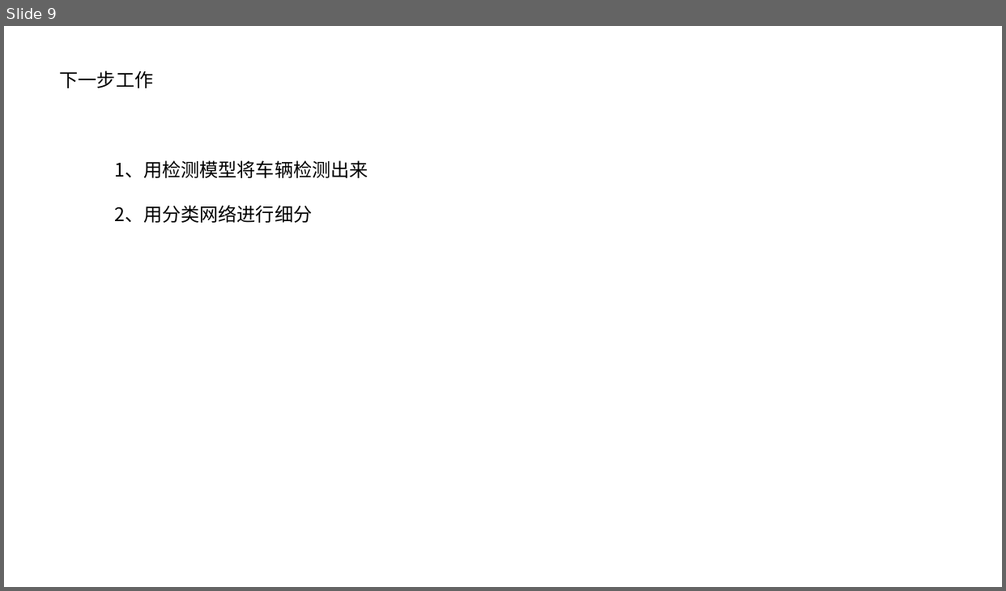
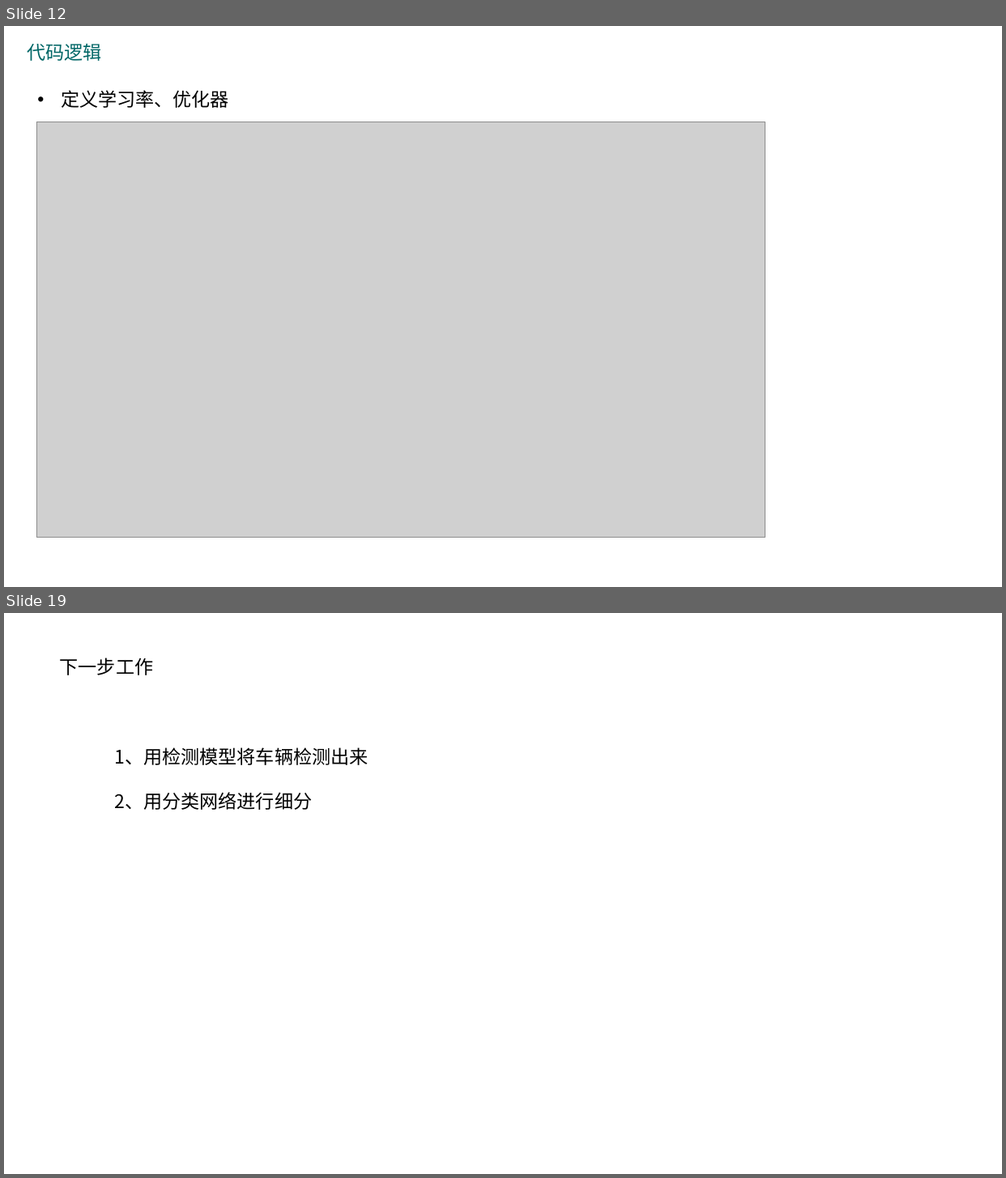
Before and after one commit to 1274085042/VehicleDetection, a slide deck: example/车辆检测.pptx. Shown one above the other, each under a label of ours: slide 9 before the commit, slides 12 and 19 after it; the slides between them are not shown. The pictures are 1006x591 and 1006x1178 pixels, drawn with LibreOffice and Linux fonts; fonts in the diff are those of the drawing; grey boxes stand for pictures. Boxes give left, top, right and bottom in pixels: in the first picture for what was removed or moved away, otherwise in the second. Text is boxed around its words. In the diff, an @@ line names an element or a change of style, - is before the commit and + after.

```diff
--- a/example/车辆检测.pptx
+++ b/example/车辆检测.pptx
@@ slide 12 added at [4, 26, 1002, 587], background #FFFFFF @@
@@ text added at [27, 43, 101, 61], 18 pt, text #006666 @@
+代码逻辑
@@ text added at [61, 90, 229, 108], 18 pt, text #000000 @@
+• 定义学习率、优化器
@@ picture added at [36, 122, 765, 538] @@
@@ what was slide 9 is now slide 19 @@
```
Also in this commit, not shown: 3 slides changed, 13 other slides added, 4 slides removed, 36 other files.
